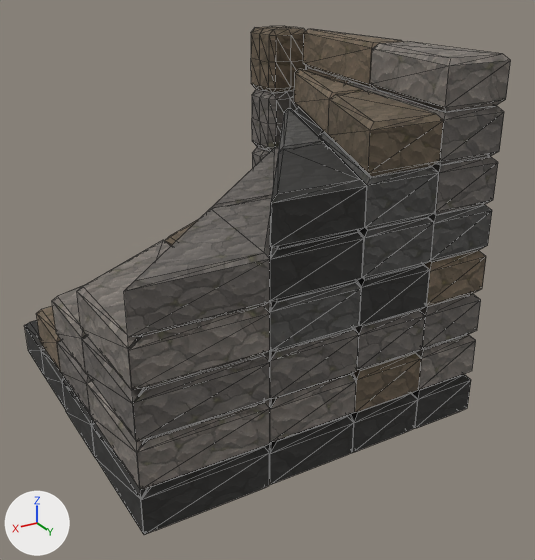
The glTF model assets/models/build/stairs_corner__cut_stone.glb as it was, and as the next commit left it.
The view is the same before and after, from a 50 mm lens placed at (1.86, 3.52, 2.39), pointed at (-0.13, 0.21, 0.74). Lighting does not change. The marker at lower left points along +X, +Y and +Z. The first picture is the older version. Mesh edges are drawn as thin lines. Vertices at exactly the same position are counted once.

Objects in the first picture: 'model'.
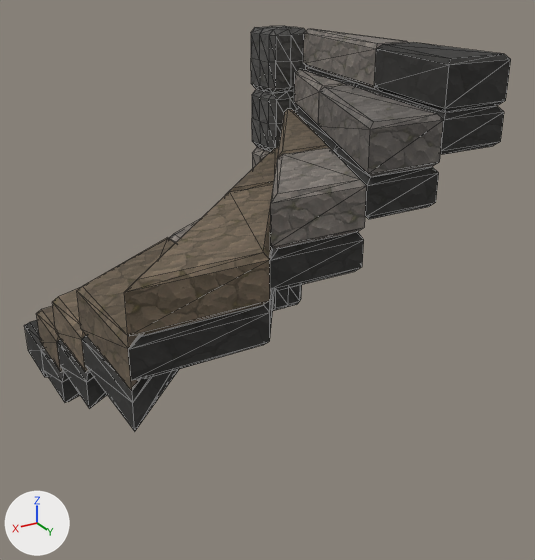
The change, as a diff of the scene's bpy script:
```diff
--- a/assets/models/build/stairs_corner__cut_stone.glb.py
+++ b/assets/models/build/stairs_corner__cut_stone.glb.py
@@ me_part_071 @@
-me_part_071.from_pydata(...)  # 1422 vertices, 2536 faces; spans x -0.99..0.99, y -0.99..0.99, z 0.01..1.99
+me_part_071.from_pydata(...)  # 750 vertices, 1360 faces; spans x -0.99..0.99, y -0.99..0.99, z 0.01..1.99
+# me_part_071 part 1: the loose piece of 16 vertices spanning x -0.07..0.99, y -0.61..0.33, z 0.26..0.5 is moved by (0.0, 0.0, 0.25), in mat_warmstone_a (picture img_warmstone_a)
+# me_part_071 part 2: a new loose piece of 16 vertices spanning x -0.54..0.33, y 0.11..0.99, z 1.05..1.25, in mat_greystone_dark (picture img_greystone_dark)
+# me_part_071 part 3: 33 loose pieces with 528 vertices, spanning x -0.99..0.99, y -0.87..0.99, z 0.01..1.25, are deleted
+# me_part_071 part 4: 135 vertices moved from x -0.99..0.99, y -0.93..0.99, z 0.01..1.99 to x -0.99..0.99, y -0.93..0.99, z 0.06..1.99; 288 vertices removed from x -0.99..0.99, y -0.87..0.99, z 0.26..1.78; 128 vertices added at x -0.99..0.99, y -0.87..0.99, z 0.31..1.78
+# me_part_071 part 5: 27 faces spanning x -0.99..0.99, y -0.74..0.99, z 0.75..1.99 switch from mat_greystone_c (picture img_greystone_c) to mat_greystone_dark (picture img_greystone_dark)
+# me_part_071 part 6: 132 faces spanning x -0.99..0.99, y -0.99..0.99, z 0.41..1.0 switch from mat_greystone_c (picture img_greystone_c) to mat_warmstone_b (picture img_warmstone_b)
+# me_part_071 part 7: 7 faces spanning x -0.39..0.33, y 0.37..0.99, z 1.25..1.5 switch from mat_greystone_dark (picture img_greystone_dark) to mat_greystone_c (picture img_greystone_c)
+# me_part_071 part 8: 104 faces spanning x -0.99..-0.7, y -0.99..-0.7, z 0.8..1.2 switch from mat_greystone_a (picture img_greystone_a) to mat_greystone_c (picture img_greystone_c)
+# me_part_071 part 9: 30 faces spanning x -0.97..0.99, y -0.32..0.99, z 0.56..1.75 switch from mat_greystone_a (picture img_greystone_a) to mat_greystone_dark (picture img_greystone_dark)
+# me_part_071 part 10: 13 faces spanning x -0.79..0.05, y -0.69..0.05, z 1.03..1.25 switch from mat_greystone_a (picture img_greystone_a) to mat_warmstone_b (picture img_warmstone_b)
+# me_part_071 part 11: 13 faces spanning x -0.29..0.99, y 0.06..0.99, z 1.03..1.25 switch from mat_greystone_a (picture img_greystone_a) to mat_warmstone_a (picture img_warmstone_a)
+# me_part_071 part 12: 104 faces spanning x -0.99..-0.7, y -0.99..-0.7, z 1.2..1.59 switch from mat_greystone_a (picture img_greystone_a) to mat_greystone_b (picture img_greystone_b)
+# me_part_071 part 13: 28 faces spanning x -0.69..0.33, y -0.79..0.32, z 0.76..1.0 switch from mat_warmstone_b (picture img_warmstone_b) to mat_greystone_c (picture img_greystone_c)
+# me_part_071 part 14: 20 faces spanning x -0.99..0.26, y -0.83..0.05, z 0.31..1.75 switch from mat_warmstone_b (picture img_warmstone_b) to mat_greystone_dark (picture img_greystone_dark)
+# me_part_071 part 15: 12 faces spanning x -0.76..-0.17, y 0.03..0.99, z 1.5..1.75 switch from mat_warmstone_b (picture img_warmstone_b) to mat_greystone_a (picture img_greystone_a)
+# me_part_071 part 16: 104 faces spanning x -0.99..-0.7, y -0.99..-0.7, z 1.6..1.99 switch from mat_warmstone_b (picture img_warmstone_b) to mat_greystone_b (picture img_greystone_b)
+# me_part_071 part 17: 39 faces spanning x -0.99..-0.57, y -0.69..0.3, z 1.53..1.99 switch from mat_warmstone_a (picture img_warmstone_a) to mat_greystone_c (picture img_greystone_c)
+# me_part_071 part 18: 22 faces spanning x 0.32..0.99, y -0.73..-0.17, z 0.26..0.5 switch from mat_warmstone_a (picture img_warmstone_a) to mat_warmstone_b (picture img_warmstone_b)
+# me_part_071 part 19: 2 faces spanning x -0.82..-0.21, y -0.66..0.97, z 1.25..1.5 switch from mat_greystone_b (picture img_greystone_b) to mat_greystone_dark (picture img_greystone_dark)
+# me_part_071 part 20: 3 faces spanning x -0.83..-0.09, y -0.66..0.36, z 1.48..1.5 switch from mat_greystone_b (picture img_greystone_b) to mat_warmstone_b (picture img_warmstone_b)
```

Where the change shows, as pixel boxes [x1, y1, x2, y2] in the pictures (535 x 560 px; the box of a moved part takes in the faces that stretch with it):
'model', reshaped (20% shorter)
    before: [25, 26, 511, 534]
    after: [25, 26, 511, 431]
part 1 of me_part_071, moved or reshaped
    before: [57, 340, 91, 414]
    after: [52, 288, 89, 372]
part 2 of me_part_071, added
    after: [270, 232, 364, 290]
part 3 of me_part_071, deleted
    before: [62, 205, 492, 534]
part 4 of me_part_071, moved or reshaped
    before: [41, 49, 504, 489]
    after: [36, 49, 504, 409]
part 5 of me_part_071, recoloured
    before: [129, 42, 511, 390]
    after: [129, 42, 511, 380]
part 6 of me_part_071, recoloured
    both: [77, 240, 171, 391]
part 7 of me_part_071, recoloured (black to grey)
    before: [271, 149, 360, 250]
    after: [271, 154, 360, 203]
part 8 of me_part_071, recoloured
    both: [252, 147, 270, 169]
part 9 of me_part_071, recoloured
    before: [82, 82, 493, 440]
    after: [82, 305, 263, 431]
part 10 of me_part_071, recoloured
    before: [212, 147, 279, 208]
    after: [229, 147, 279, 192]
part 11 of me_part_071, recoloured
    before: [124, 198, 272, 337]
    after: [124, 184, 273, 336]
part 12 of me_part_071, recoloured
    both: [252, 89, 299, 151]
part 13 of me_part_071, recoloured
    both: [169, 220, 198, 242]
part 14 of me_part_071, recoloured
    before: [306, 68, 344, 80]
    after: [306, 68, 354, 83]
part 15 of me_part_071, recoloured
    before: [328, 91, 444, 173]
    after: [319, 85, 443, 174]
part 16 of me_part_071, recoloured
    both: [251, 26, 307, 93]
part 17 of me_part_071, recoloured
    both: [294, 29, 402, 102]
part 18 of me_part_071, recoloured
    before: [37, 306, 56, 330]
    after: [37, 306, 64, 372]
part 19 of me_part_071, recoloured
    before: [324, 132, 431, 178]
    after: [350, 157, 429, 177]
part 20 of me_part_071, recoloured
    before: [280, 108, 322, 151]
    after: [278, 108, 327, 158]
